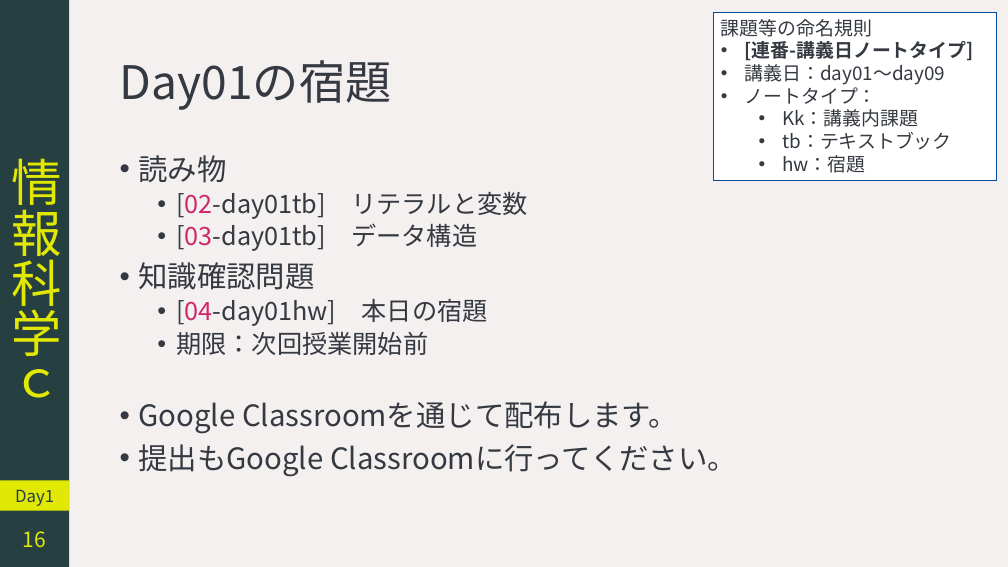
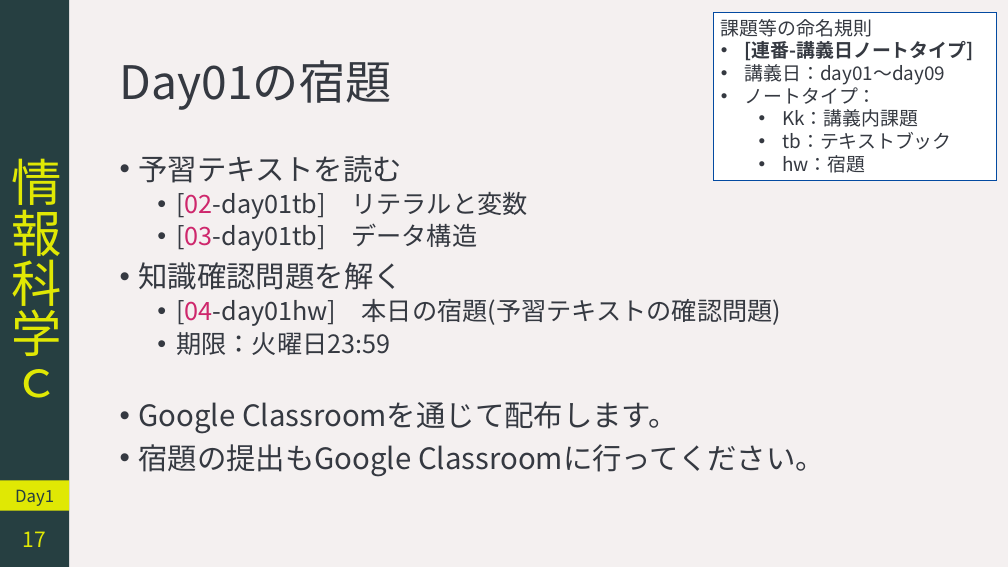
Before and after one commit to YokoyamaLab/PythonBasics, a slide deck: slide 17 of slides/computerScience_day1.pptx (slide 16 before the commit). Drawn at 1008x567 pixels with LibreOffice and Linux fonts; fonts in the diff are those of the drawing. Boxes give left, top, right and bottom in pixels: in the first picture for what was removed or moved away, otherwise in the second. Text is boxed around its words. In the diff, an @@ line names an element or a change of style, - is before the commit and + after.

```diff
--- a/slides/computerScience_day1.pptx
+++ b/slides/computerScience_day1.pptx
@@ text at bbox=[139, 155, 402, 183]: text changed @@
-• 読み物
+• 予習テキストを読む
@@ text at bbox=[139, 262, 781, 355]: text changed @@
-• 知識確認問題
-  • [04-day01hw] 本日の宿題
-  • 期限：次回授業開始前
+• 知識確認問題を解く
+  • [04-day01hw] 本日の宿題(予習テキストの確認問題)
+  • 期限：火曜日23:59
@@ text at bbox=[139, 444, 825, 477]: text changed @@
-• 提出もGoogle Classroomに行ってください。
+• 宿題の提出もGoogle Classroomに行ってください。
@@ page number at bbox=[23, 531, 46, 547]: text changed @@
-16
+17
```
Also in this commit, not shown: 7 other slides changed, 1 slide added.
